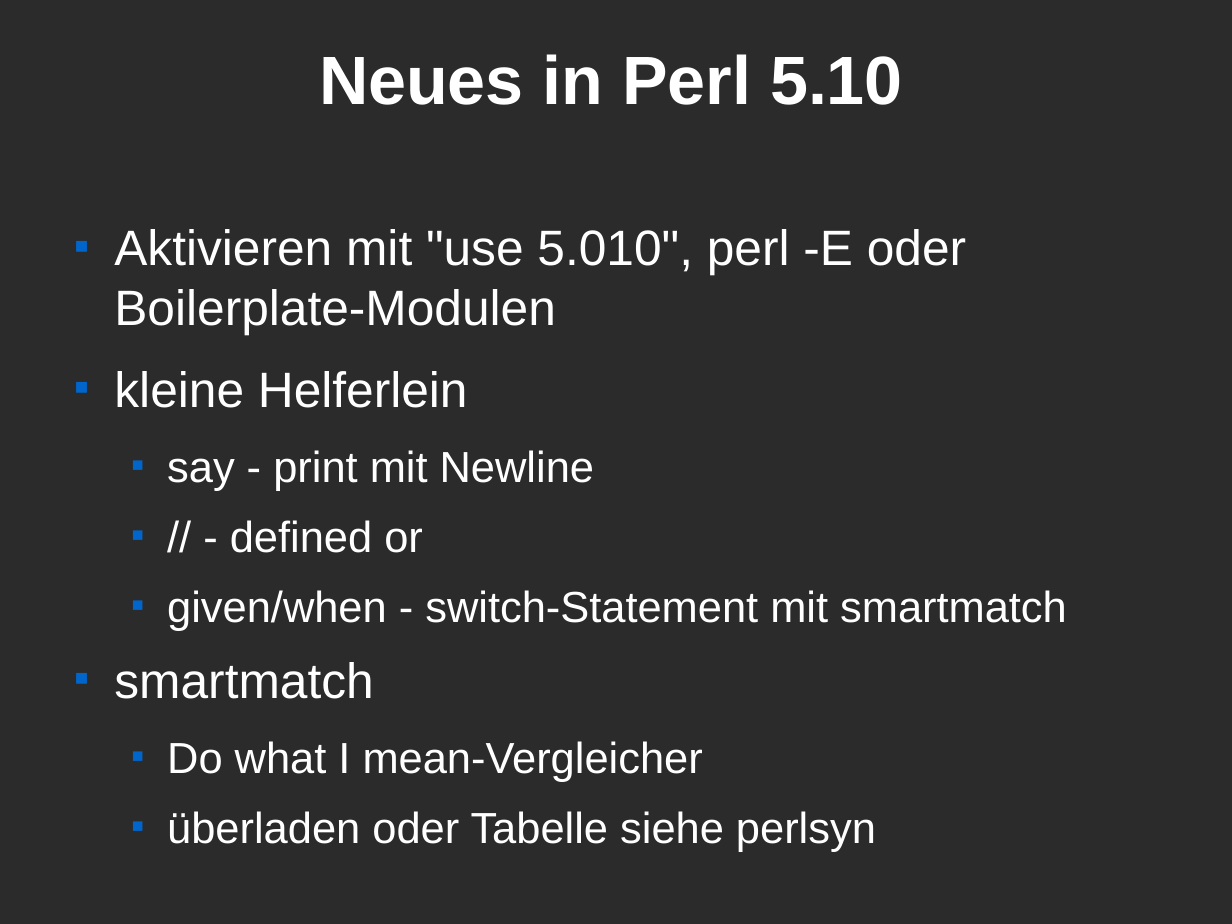
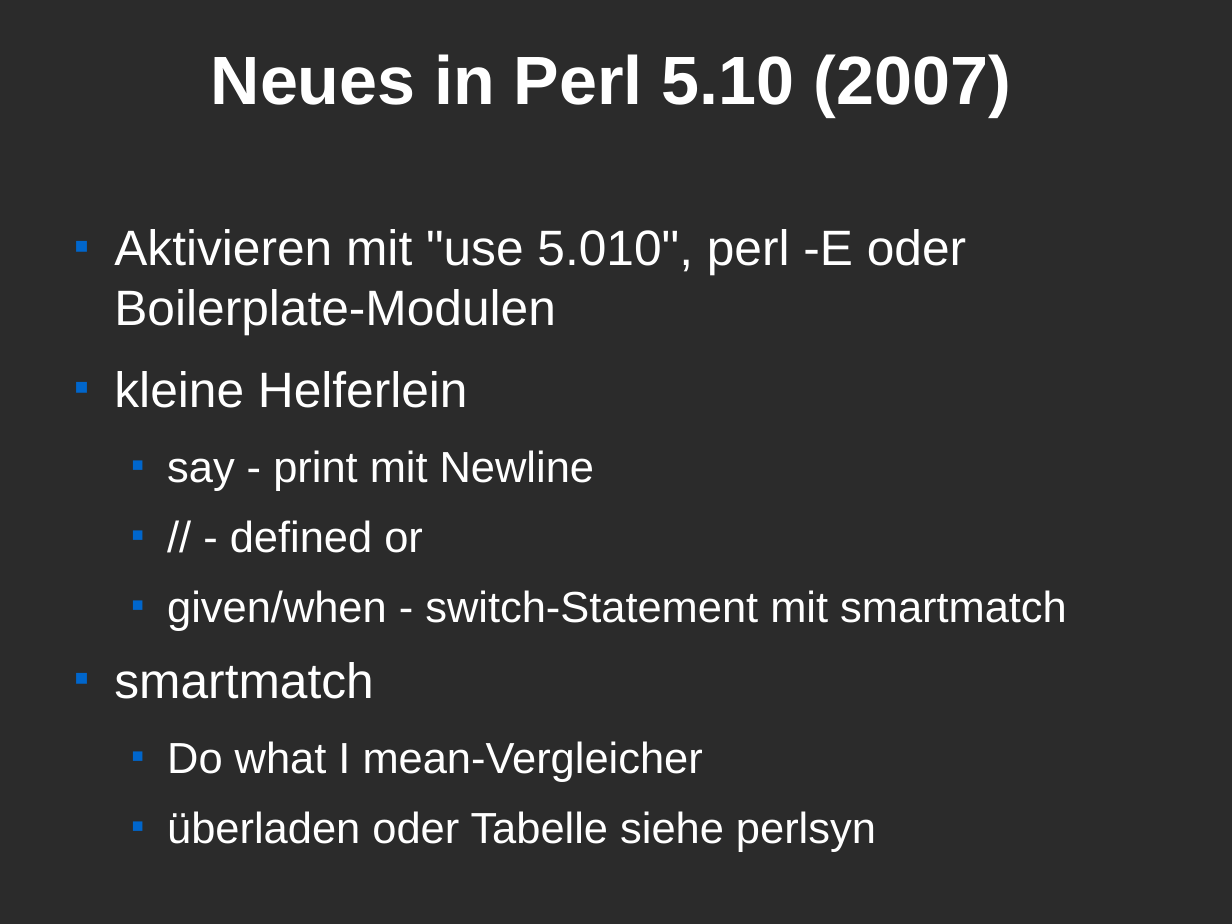
Before and after one commit to Caldrin/Vortrag_CLT, a slide deck: slide 6 of Modern Perl.odp. Drawn at 1232x924 pixels with LibreOffice and Linux fonts; fonts in the diff are those of the drawing; background and template pictures are left out; a plain dark background stands for a picture behind light text. Boxes give left, top, right and bottom in pixels: in the first picture for what was removed or moved away, otherwise in the second. Text is boxed around its words. In the diff, an @@ line names an element or a change of style, - is before the commit and + after.

```diff
--- a/Modern Perl.odp
+++ b/Modern Perl.odp
@@ title at (211,54,1011,117): text changed @@
-Neues in Perl 5.10
+Neues in Perl 5.10 (2007)
```
Also in this commit, not shown: 3 other slides changed, 4 slides added, 1 slide removed, 5 other files.
